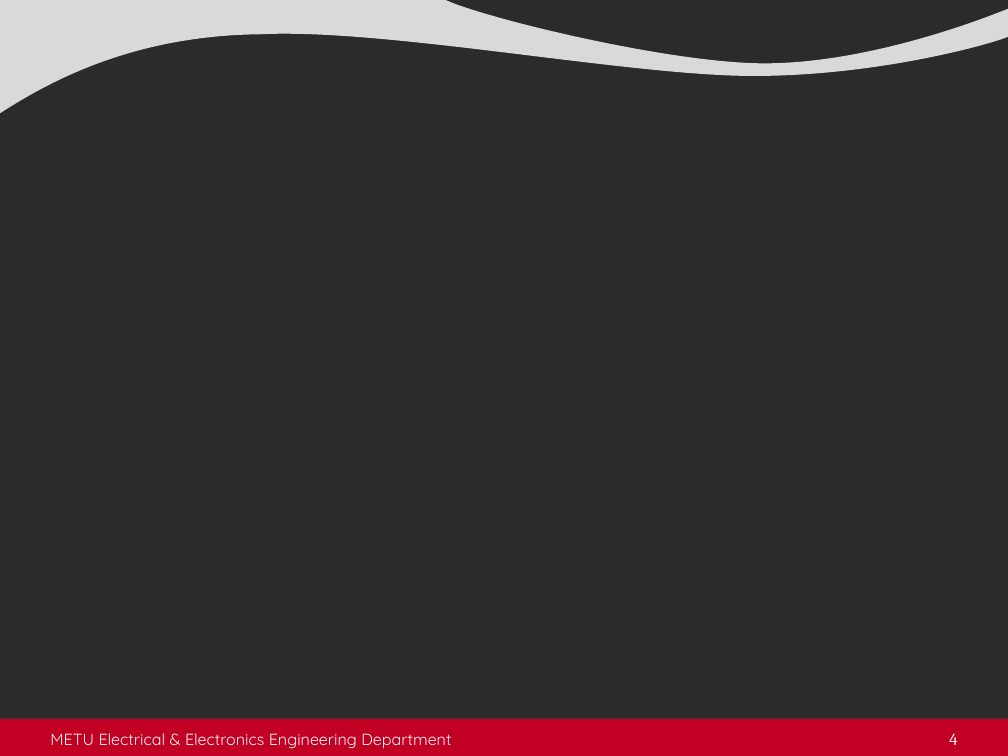
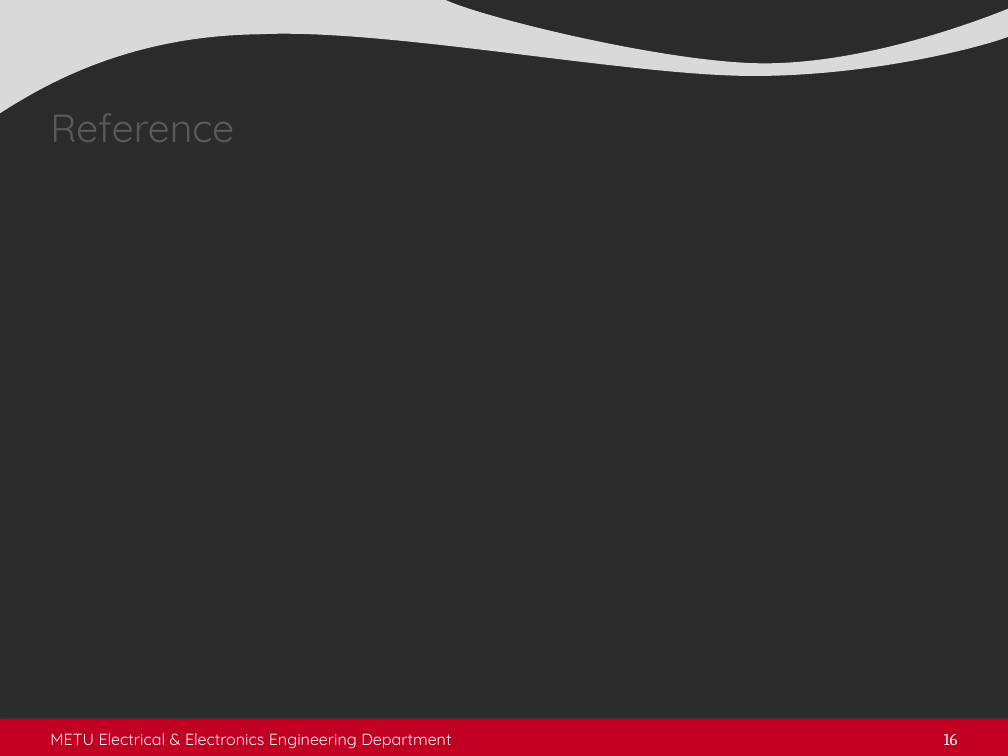
Before and after one commit to ahmetcan-akuz/Thesis, a slide deck: slide 16 of Seminar/metu_eee_seminar_presentation.pptx (slide 4 before the commit). Drawn at 1008x756 pixels with LibreOffice and Linux fonts; fonts in the diff are those of the drawing; background and template pictures are left out; a plain dark background stands for a picture behind light text. Boxes give left, top, right and bottom in pixels: in the first picture for what was removed or moved away, otherwise in the second. Text is boxed around its words. In the diff, an @@ line names an element or a change of style, - is before the commit and + after.

```diff
--- a/Seminar/metu_eee_seminar_presentation.pptx
+++ b/Seminar/metu_eee_seminar_presentation.pptx
@@ title added at <box>50,114,234,142</box>, 28 pt, text #595959 @@
+Reference
@@ page number at <box>944,734,958,745</box>: text changed @@
-4
+16
```
Also in this commit, not shown: 3 other slides changed, 10 slides added, 1 slide removed, 4 other files.
